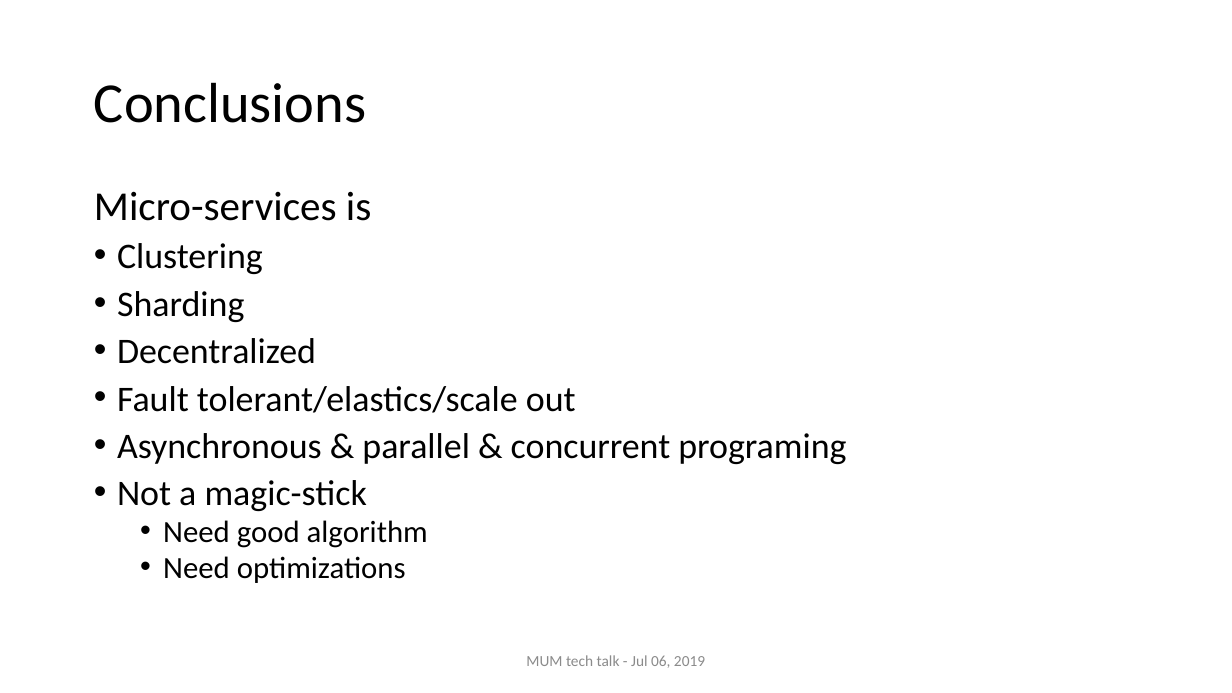
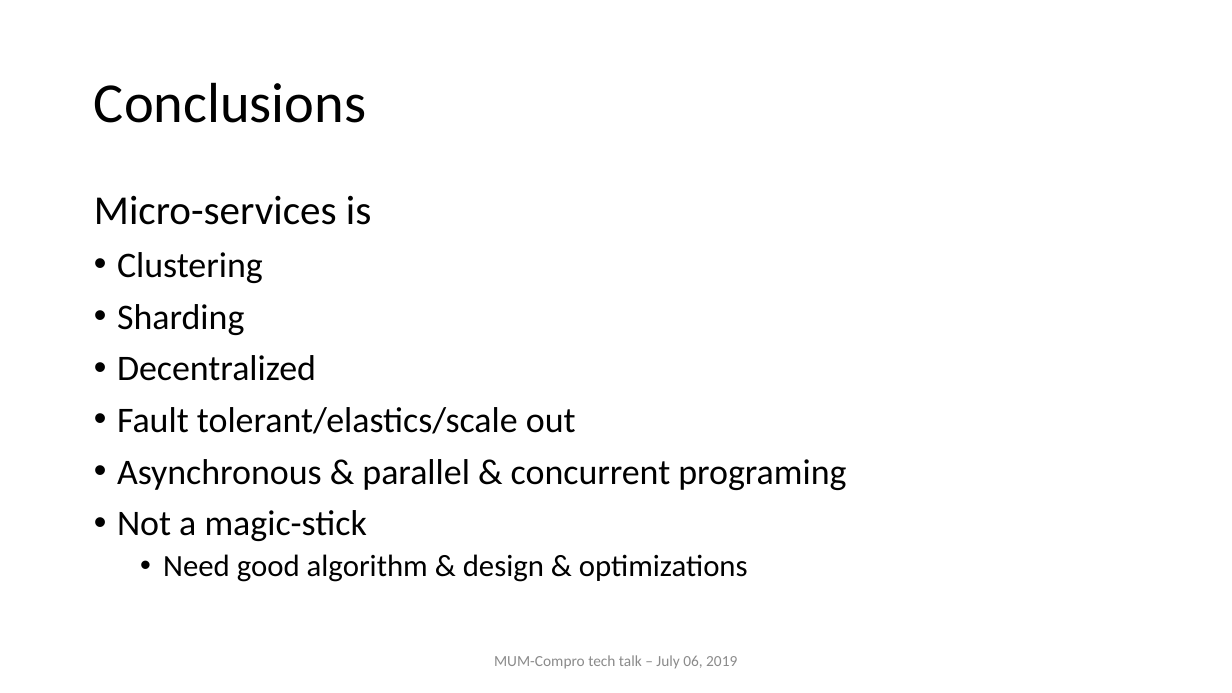
Before and after one commit to nghianghesi/hms, a slide deck: slide 26 of slide.pptx (slide 25 before the commit). Drawn at 1232x693 pixels with LibreOffice and Linux fonts; fonts in the diff are those of the drawing. Boxes give left, top, right and bottom in pixels: in the first picture for what was removed or moved away, otherwise in the second. Text is boxed around its words. In the diff, an @@ line names an element or a change of style, - is before the commit and + after.

```diff
--- a/slide.pptx
+++ b/slide.pptx
@@ text at [94,195,846,541]: line spacing 0.8 to 0.9 @@
@@ text at [163,554,748,582]: text changed @@
-  • Need good algorithm
-  • Need optimizations
+  • Need good algorithm & design & optimizations
@@ text at [494,655,737,669]: text changed @@
-MUM tech talk - Jul 06, 2019
+MUM-Compro tech talk – July 06, 2019
```
Also in this commit, not shown: 27 other slides changed, 1 slide added.
